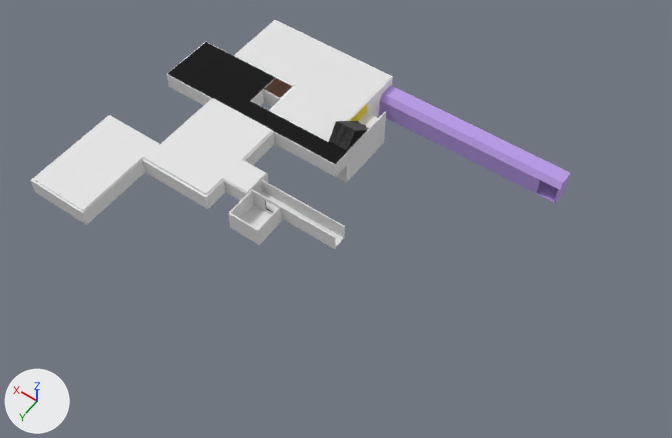
An edit to the Blender file escenarios/Dormitorio_viejo.blend, drawn before and after from the same camera.
Camera for both pictures: a camera (50 mm lens) standing at (-92.0, 91.2, 119.6) and looking at (-37.5, 14.9, -0.3). Lighting does not change. The marker at lower left points along +X, +Y and +Z. The first picture is the older version.
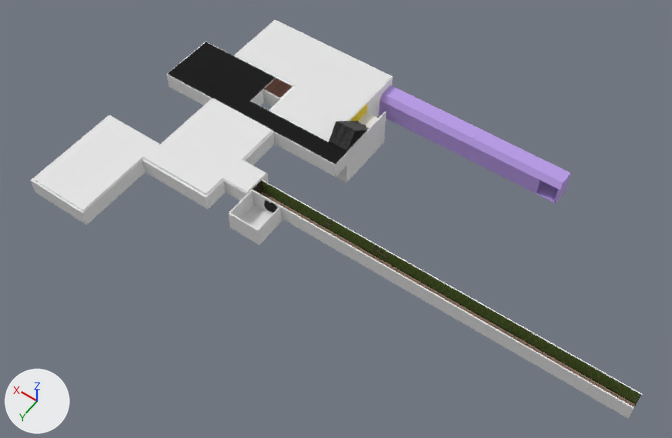
What differs and where, as boxes [x1, y1, x2, y2] in the pictures (672 x 438 px; the box of a moved part takes in the faces that stretch with it):
'Cube.018', reshaped (252% wider, 241% taller): before [228, 180, 345, 249]; after [228, 180, 642, 418]
'Cube.019', added: after [264, 200, 278, 213]
part 1 of me_cube_018, moved or reshaped: before [252, 193, 345, 249]; after [252, 193, 642, 418]
part 2 of me_cube_018, recoloured (white to green): [260, 180, 291, 210] in both

The change, as a diff of the scene's bpy script:
```diff
--- a/escenarios/Dormitorio_viejo.blend.py
+++ b/escenarios/Dormitorio_viejo.blend.py
@@ img_muros_y_piso_pasillo_png @@
+img_muros_y_piso_pasillo_png = load_image('Muros_y_piso_pasillo.png', '../texturas/Muros_y_piso_pasillo.png', 1024, 1024, 'sRGB')
@@ mat_material_074 @@
+mat_material_074 = principled_material('Material.074')
+mat_material_074.texture = img_muros_y_piso_pasillo_png
+mat_material_074.roughness = 1.0
@@ mat_material_075 @@
+mat_material_075 = principled_material('Material.075')
+mat_material_075.texture = img_muros_y_piso_pasillo_png
+mat_material_075.roughness = 1.0
@@ me_cube_018 @@
 # used by ob_cube_018; location = (-24.8, 18.2, -1.8)
-me_cube_018.from_pydata(...)  # 288 vertices, 275 faces; spans x -15.8..1.0, y -1.4..7.4, z 0.1..3.9
+me_cube_018.from_pydata(...)  # 312 vertices, 297 faces; spans x -66.5..1.0, y -1.4..7.4, z 0.1..3.9
+# me_cube_018 part 1
+# 16 vertices are removed from x -15.8..-4.4, y -1.4..1.4, z 0.8..3.9
+# 49 faces are deleted
+# 6 vertices move from x -3.9..-2.3, y 1.2..1.4, z 3.3 to x -3.9..-2.3, y 1.2..1.4, z 3.5..3.7
+# 6 vertices are added at (-3.9, 1.2, 1.0), (-1.6, 1.2, 1.8), (-4.5, 1.2, 1.9), (-3.9, 1.4, 1.0), (-1.6, 1.4, 1.8), (-4.5, 1.4, 1.9)
+# 14 new vertices lie (-61.4, 0.0, 0.0) away from vertices in x -5.1, y -1.4..1.4, z 0.8..3.9
+# 10 new vertices lie (0.0, 0.0, 0.8) away from vertices in x -1.5..1.0, y 1.2..7.4, z 1.0
+# 10 new vertices lie (0.0, 0.0, 0.9) away from vertices in x -66.5..-4.9, y 1.2..7.4, z 1.0
+# 47 new faces join them, mat_material_070 (white #e7e7e7)
+# 21 new faces join them, mat_material_074 (picture img_muros_y_piso_pasillo_png)
+# 3 new faces join them, mat_material_071 (black #000000)
+# me_cube_018 part 2: 27 faces spanning x -5.1..1.0, y -1.2..1.2, z 1.0..3.9 switch from mat_material_070 (white #e7e7e7) to mat_material_074 (picture img_muros_y_piso_pasillo_png)
 me_cube_018.materials.append(mat_material_071)
@@ me_cube_019 @@
+me_cube_019.from_pydata(...)  # 58 vertices, 60 faces; spans x -1.38..1.51, y -1.0..1.0, z -1.26..1.41
+me_cube_019.materials.append(mat_material_075)  # picture img_muros_y_piso_pasillo_png
@@ ob_cube_019 @@
+ob_cube_019 = bpy.data.objects.new('Cube.019', me_cube_019)
+ob_cube_019.location = (-27.9, 19.5, 0.5)
+ob_cube_019.scale = (1.0, 0.12, 1.0)
```
